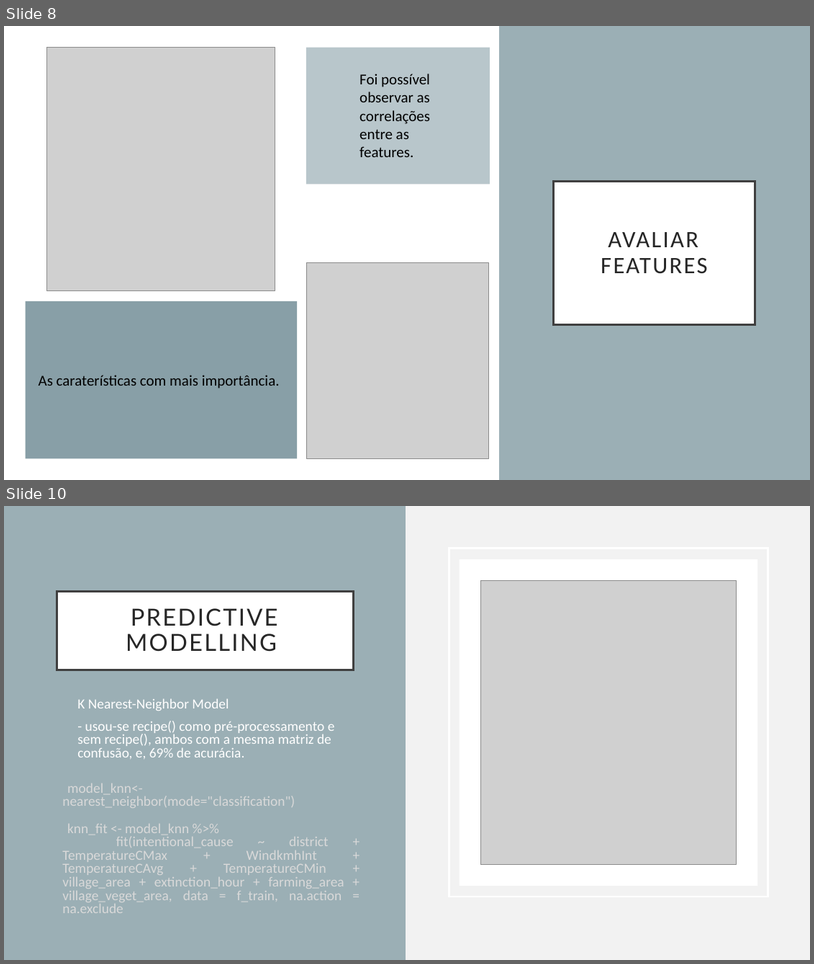
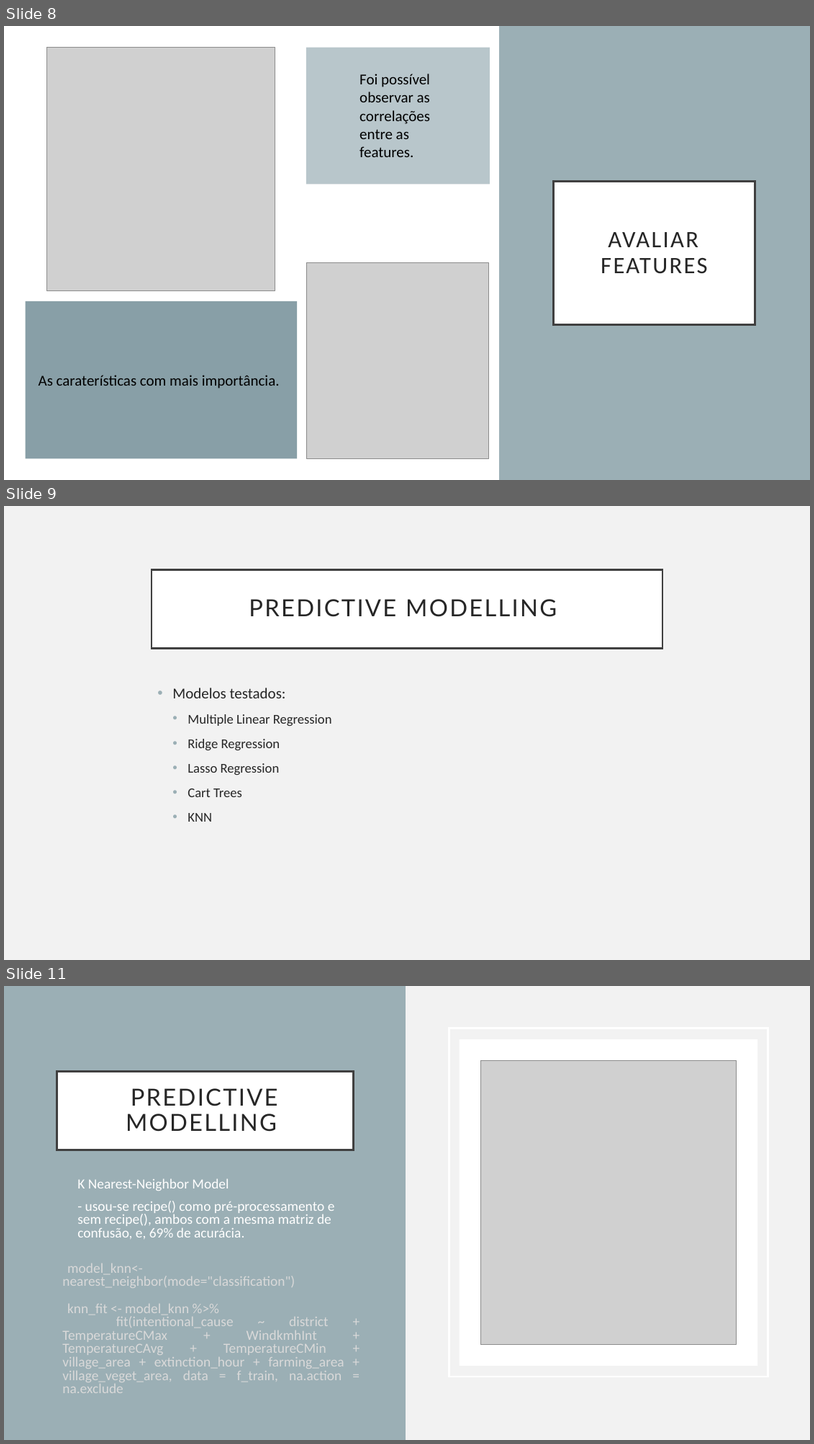
Before and after one commit to wesdpre/DM_2022_2023_proj, a slide deck: presentation/DMI_presentattion.pptx. Shown one above the other, each under a label of ours: slides 8 and 10 before the commit, slides 8, 9 and 11 after it; the slides between them are not shown. The pictures are 814x964 and 814x1444 pixels, drawn with LibreOffice and Linux fonts; fonts in the diff are those of the drawing; grey boxes stand for pictures. Boxes give left, top, right and bottom in pixels: in the first picture for what was removed or moved away, otherwise in the second. Text is boxed around its words. In the diff, an @@ line names an element or a change of style, - is before the commit and + after.

```diff
--- a/presentation/DMI_presentattion.pptx
+++ b/presentation/DMI_presentattion.pptx
@@ slide 9 added at box(4, 506, 810, 960), background #F2F2F2 @@
@@ title added at box(152, 569, 663, 648), fill #FFFFFF, outline #404040 2.5 pt, 28 pt, text #262626 @@
+PREDICTIVE MODELLING
@@ text added at box(172, 687, 332, 821), 16 pt, text #262626 @@
+• Modelos testados:
+  • Multiple Linear Regression
+  • Ridge Regression
+  • Lasso Regression
+  • Cart Trees
+  • KNN
@@ what was slide 10 is now slide 11 @@
```
Also in this commit, not shown: 2 slides changed, 8 other files.
